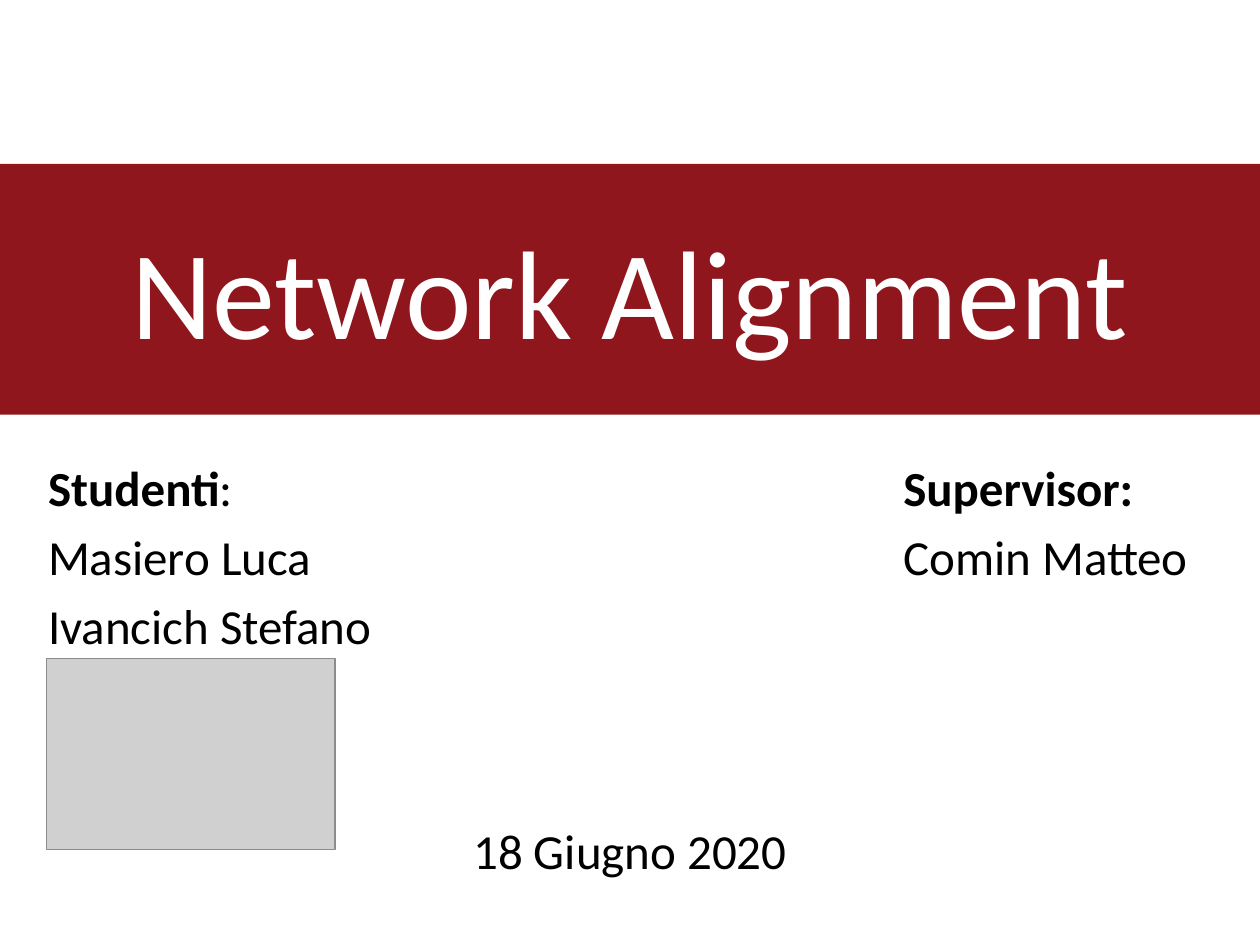
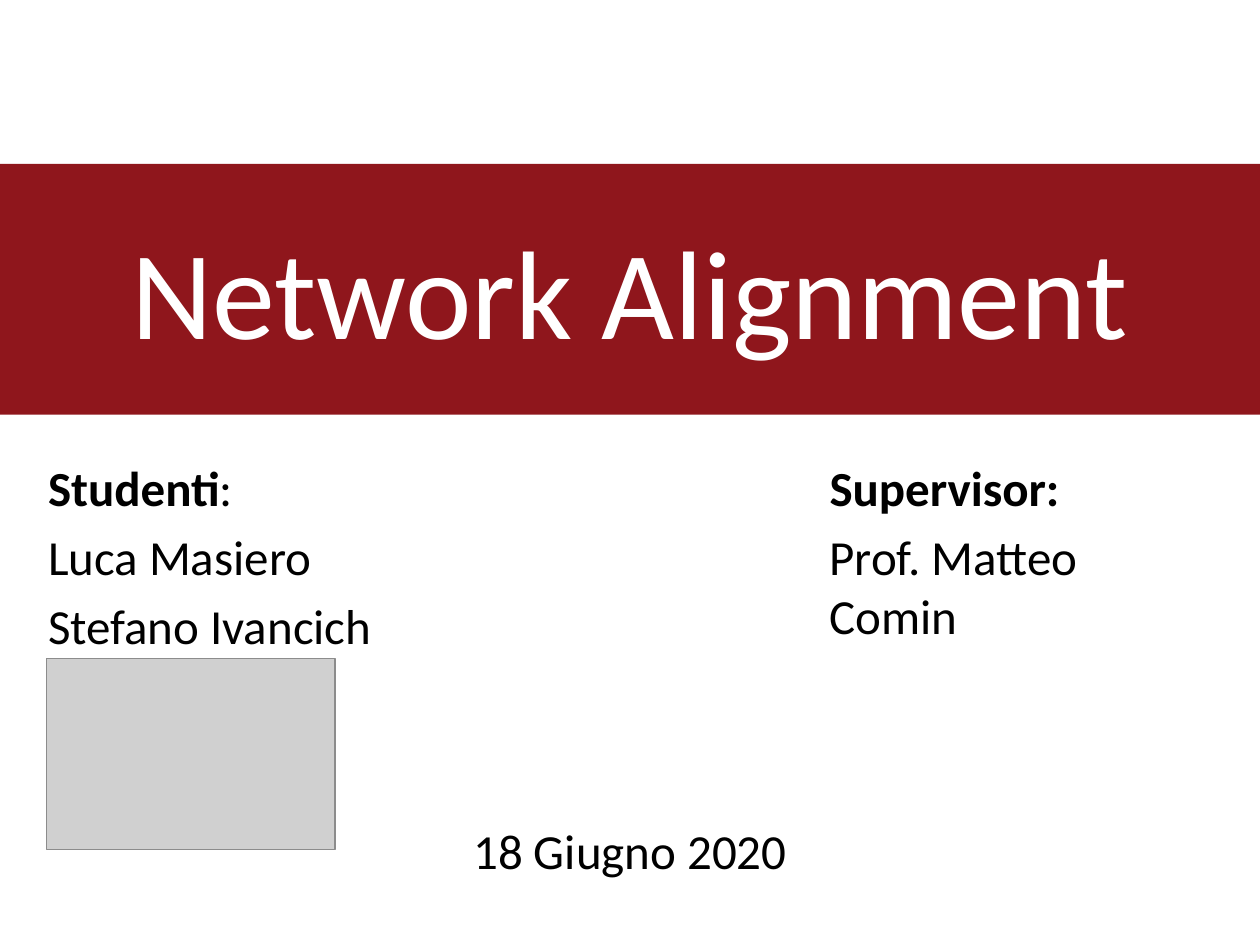
Before and after one commit to TyllanDrake/NetworkAlignment, a slide deck: slide 1 of Presentation/Presentation.pptx. Drawn at 1260x945 pixels with LibreOffice and Linux fonts; fonts in the diff are those of the drawing; grey boxes stand for pictures; background and template pictures are left out. Boxes give left, top, right and bottom in pixels: in the first picture for what was removed or moved away, otherwise in the second. Text is boxed around its words. In the diff, an @@ line names an element or a change of style, - is before the commit and + after.

```diff
--- a/Presentation/Presentation.pptx
+++ b/Presentation/Presentation.pptx
@@ text "Supervisor:": place and size @@
-text "Supervisor:" at (903,471,1188,576)
+text "Supervisor:" at (830,471,1078,635)
@@ text at (48,541,371,645): text changed @@
-Masiero Luca
-Ivancich Stefano
+Luca Masiero
+Stefano Ivancich
@@ text at (830,541,1078,635): text changed @@
-Comin Matteo
+Prof. Matteo Comin
```
Also in this commit, not shown: 9 other slides changed, 1 slide added.
